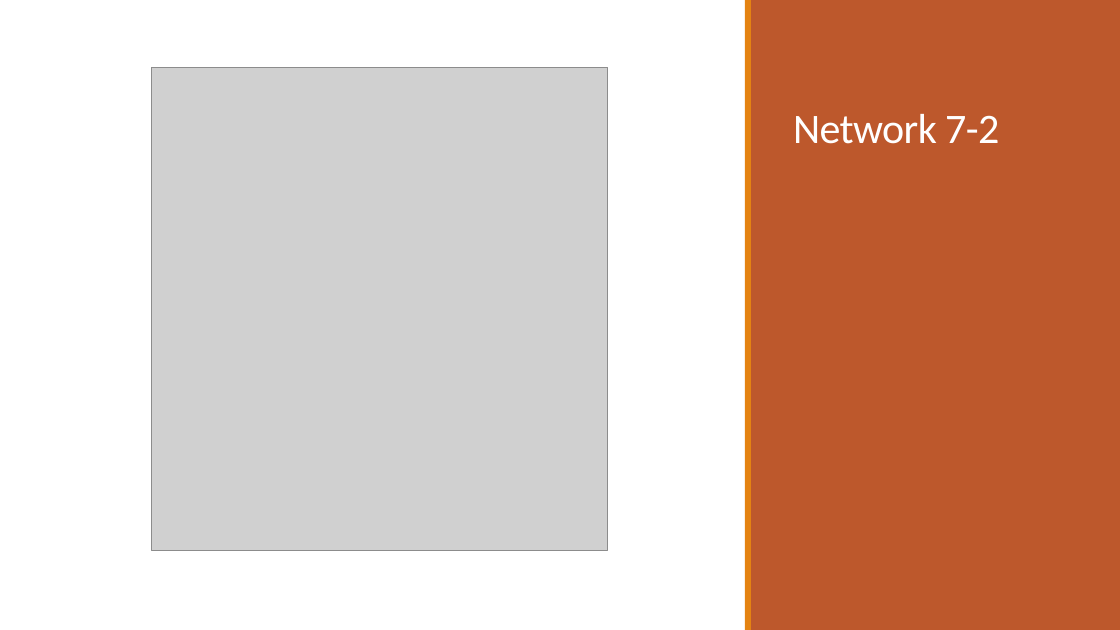
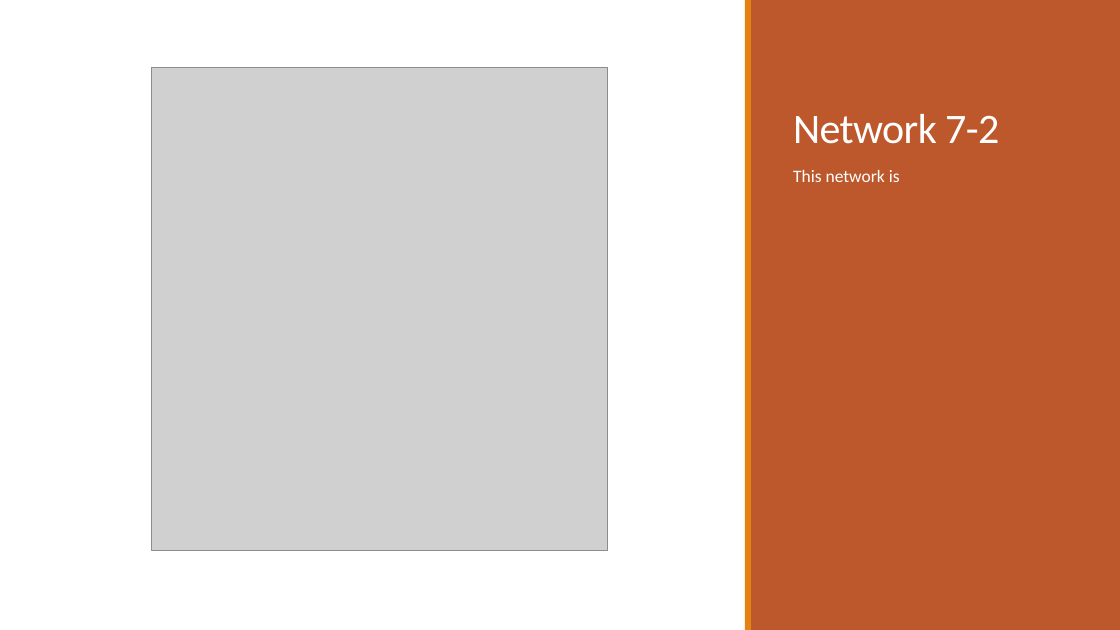
Before and after one commit to dyaom/REHS-2019, a slide deck: slide 14 of Cataract.pptx. Drawn at 1120x630 pixels with LibreOffice and Linux fonts; fonts in the diff are those of the drawing; grey boxes stand for pictures. Boxes give left, top, right and bottom in pixels: in the first picture for what was removed or moved away, otherwise in the second. Text is boxed around its words. In the diff, an @@ line names an element or a change of style, - is before the commit and + after.

Commit message:
network disease+function

```diff
--- a/Cataract.pptx
+++ b/Cataract.pptx
@@ text added at (793, 170, 900, 182), 15 pt, text #FFFFFF @@
+This network is
```
Also in this commit, not shown: 3 other slides changed, 8 other files.
